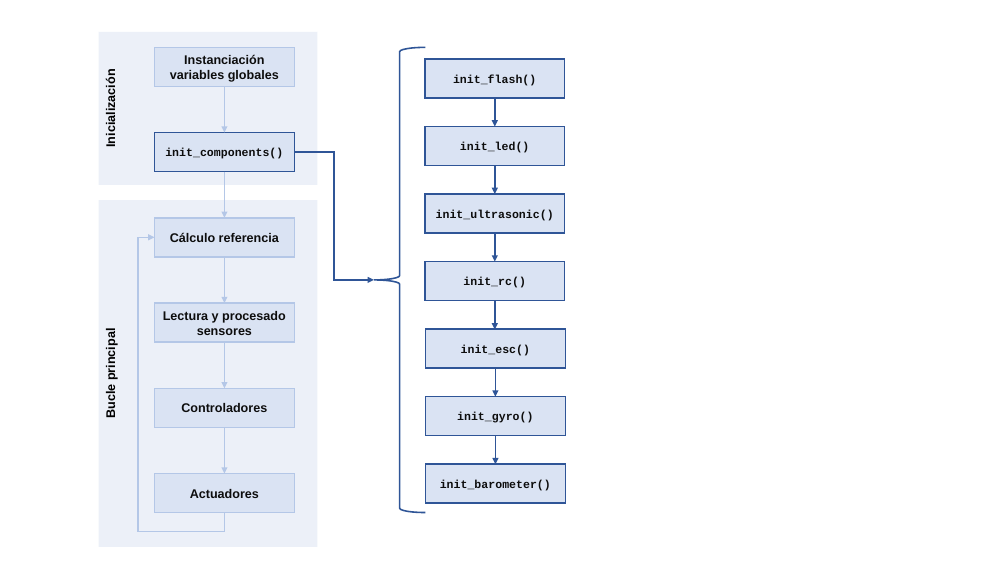
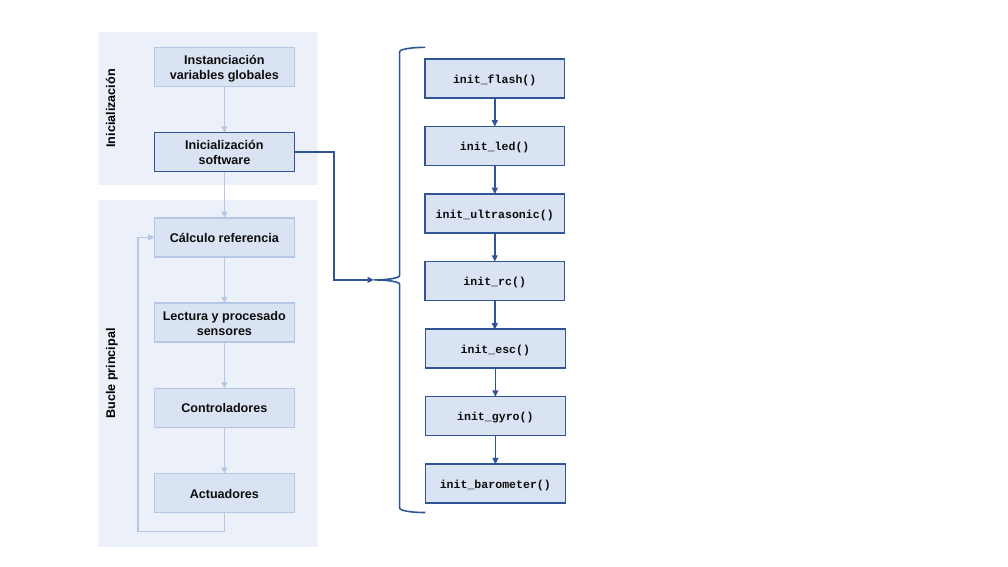
Before and after one commit to leonprietobailo/DroneSTM32F405, a slide deck: slide 3 of doc/schemes.pptx. Drawn at 1008x567 pixels with LibreOffice and Linux fonts; fonts in the diff are those of the drawing. Boxes give left, top, right and bottom in pixels: in the first picture for what was removed or moved away, otherwise in the second. Text is boxed around its words. In the diff, an @@ line names an element or a change of style, - is before the commit and + after.

```diff
--- a/doc/schemes.pptx
+++ b/doc/schemes.pptx
@@ text in rectangle at box(185, 139, 263, 164): text changed; size 11 to 12 pt; font Courier New to Arial @@
-init_components()
+Inicialización software
```
Also in this commit, not shown: 2 other slides changed, 1 slide added, 1 other file.
